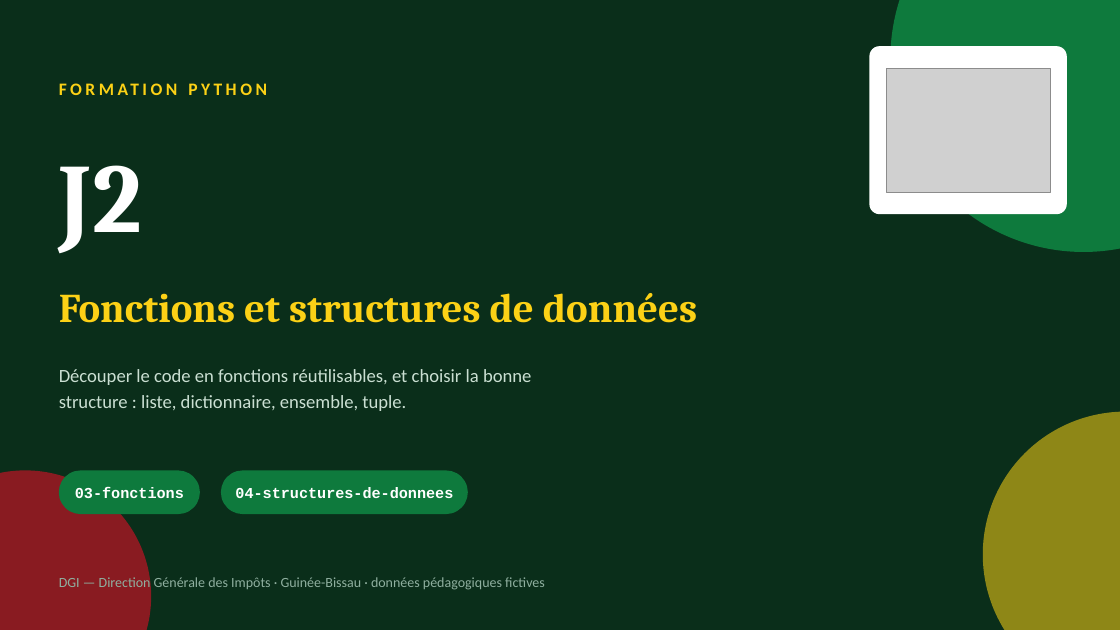
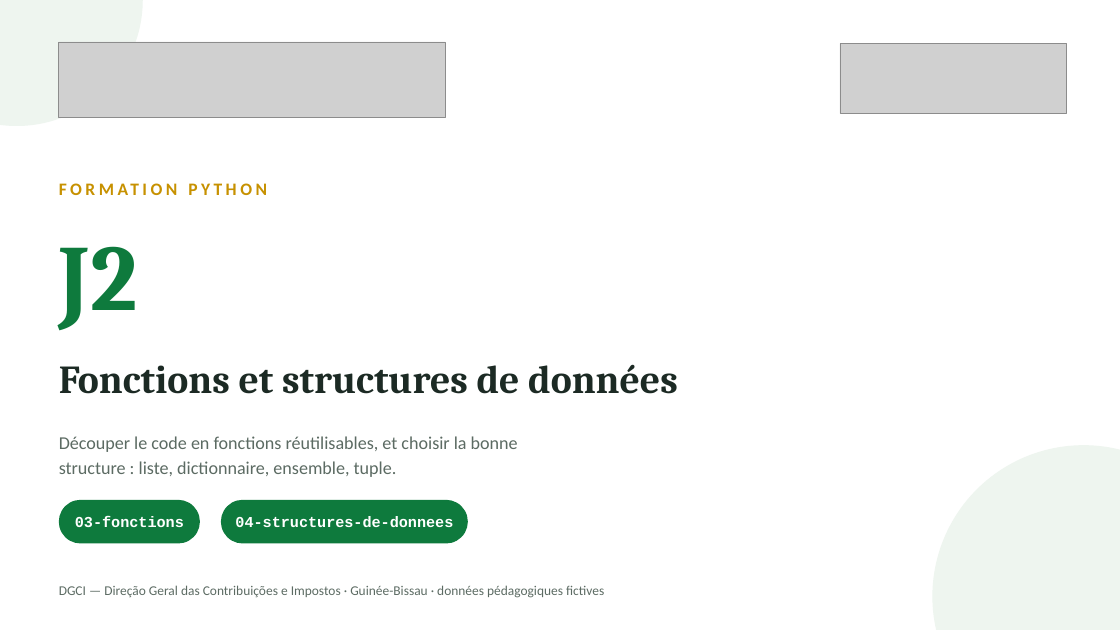
Before and after one commit to sogui/formation-python, a slide deck: slide 1 of slides/sources/J2-fonctions-structures.pptx. Drawn at 1120x630 pixels with LibreOffice and Linux fonts; fonts in the diff are those of the drawing; grey boxes stand for pictures. Boxes give left, top, right and bottom in pixels: in the first picture for what was removed or moved away, otherwise in the second. Text is boxed around its words. In the diff, an @@ line names an element or a change of style, - is before the commit and + after.

Commit message:
Logos officiels DGCI + Ministère, couverture sur fond blanc
- Logo DGCI (Direção Geral das Contribuições e Impostos) en en-tête
  de chaque slide, à la place du logo DGI erroné
- Couverture : fond blanc, logo du Ministère (Economia e Finanças /
  Secretaria de Estado do Orçamento e Assuntos Fiscais) + logo DGCI
- Supports livrés en PowerPoint (sources/) et PDF

```diff
--- a/slides/sources/J2-fonctions-structures.pptx
+++ b/slides/sources/J2-fonctions-structures.pptx
@@ background #0A2E1A to #FFFFFF @@
@@ ellipse: place and size @@
-ellipse at (983,412,1120,630)
+ellipse at (0,0,143,126)
@@ ellipse at (0,0,143,126): fill #FCD116 at 55% opacity to #EEF5EF @@
@@ picture added at (59,42,445,118) @@
@@ picture added at (840,44,1067,113) @@
@@ rounded rectangle removed at (870,46,1067,214) @@
@@ picture removed at (886,68,1050,192) @@
@@ text "FORMATION PYTHON": place and size @@
-text "FORMATION PYTHON" at (59,71,731,105)
+text "FORMATION PYTHON" at (59,172,731,206)
@@ text "FORMATION PYTHON" at (59,172,731,206): text colour #FCD116 to #C79100 @@
@@ text "J2": place and size @@
-text "J2" at (59,165,142,252)
+text "J2" at (59,246,138,329)
@@ text "J2" at (59,246,138,329): size 84 to 80 pt, text colour #FFFFFF to #0E7A3D @@
@@ text "Fonctions et structures de données": place and size @@
-text "Fonctions et structures de données" at (59,293,697,323)
+text "Fonctions et structures de données" at (59,364,678,394)
@@ text "Fonctions et structures de données" at (59,364,678,394): size 35 to 34 pt, text colour #FCD116 to #1C2A24 @@
@@ text "Découper le code en fonctions ...": place and size @@
-text "Découper le code en fonctions ..." at (59,369,531,411)
+text "Découper le code en fonctions ..." at (59,436,518,477)
@@ text "Découper le code en fonctions ..." at (59,436,518,477): size 16 to 15.5 pt, text colour #CADFD2 to #5C6B63 @@
@@ ellipse: place and size @@
-ellipse at (891,0,1120,252)
+ellipse at (933,445,1120,630)
@@ ellipse at (933,445,1120,630): fill #0E7A3D to #EEF5EF @@
@@ ellipse removed at (0,471,151,630) @@
@@ 2 texts, 2 rounded rectangles: place and size @@
-2 texts, 2 rounded rectangles at (59,471,468,514)
+2 texts, 2 rounded rectangles at (59,500,468,544)
@@ text at (59,585,604,598): text changed; size 12 to 11.5 pt; text colour #8FAF9F to #5C6B63 @@
-DGI — Direction Générale des Impôts · Guinée-Bissau · données pédagogiques fictives
+DGCI — Direção Geral das Contribuições e Impostos · Guinée-Bissau · données pédagogiques fictives
```
Also in this commit, not shown: 8 other slides changed, 14 other files.
